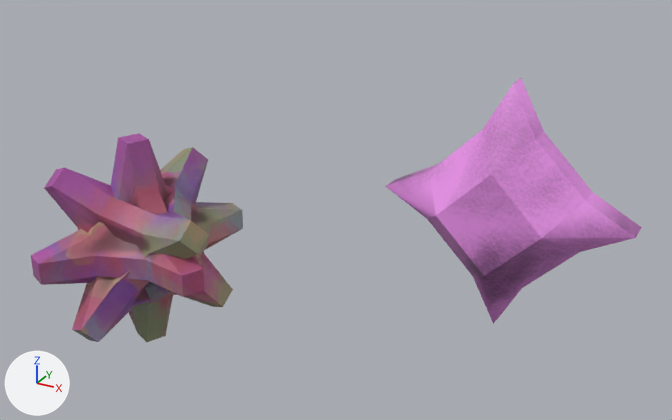
What one commit did to the FBX model GonFiles/Assets/NPC/GON-NPC-3D-idle.fbx.
Before and after are seen from a 50 mm lens placed at (0.1133, -0.1271, 0.0794), pointed at (0.0409, 0.0046, 0.0136). Arrows for +X, +Y and +Z are at lower left; the lights stay in place. Where no turn or scale is listed for an object, it has been applied to the vertices.

The first picture shows 'pasted__pCube11', 'pasted__pCube13', 'pasted__pCube14'.
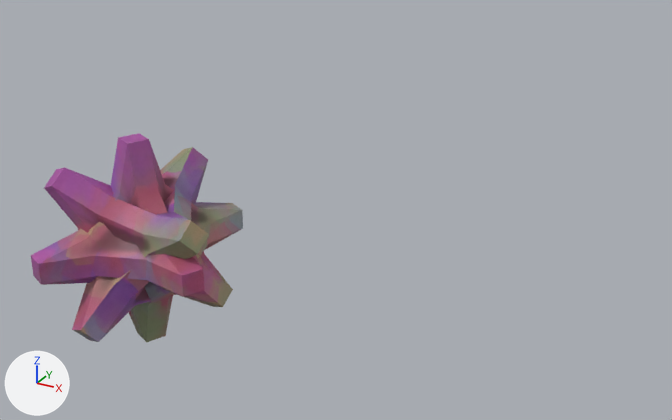
Commit message: 3D NPC

The edits, one by one:
Object 'pasted__pCube11' (ob_pasted__pcube11) is deleted.

Pixel boxes (x1, y1, x2, y2) of what changed, in the pictures (672 x 420 px):
'pasted__pCube11', deleted (pink)
    before: (385, 78, 642, 324)
